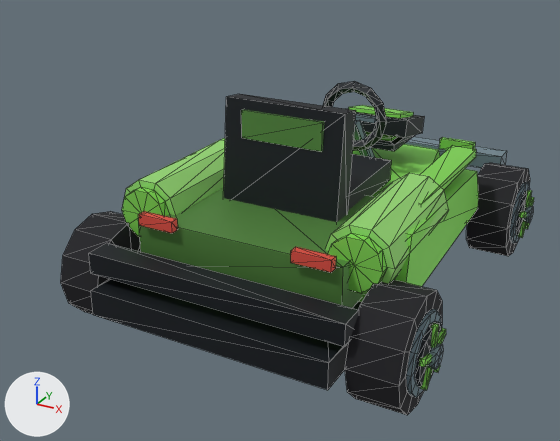
A saved change to the glTF model DLC/ExtremeGhostbusters/assets/kart/extreme-ghostbusters/extreme-ghostbusters-kylie-griffin/kart.glb.
The view is the same before and after, from a camera (50 mm lens) standing at (1.96, -4.12, 2.41) and looking at (-0.15, -0.28, 0.49). Arrows for +X, +Y and +Z are at lower left; the lights stay in place. The picture after the commit comes second. Mesh edges are drawn as thin lines. Where no turn or scale is listed for an object, it has been applied to the vertices. Vertices at exactly the same position are counted once.

The scene before the commit, as lines of its bpy script (objects in view):
```python
me_chassis = bpy.data.meshes.new('chassis')
me_chassis.from_pydata(...)  # 340 vertices, 568 faces; spans x -0.95..0.95, y -1.39..1.6, z 0.23..1.3
me_chassis.materials.append(mat_chassis_vertex_colours)
me_wheel_front_right = bpy.data.meshes.new('wheel-front-right')
me_wheel_front_right.from_pydata(...)  # 132 vertices, 228 faces; spans x -0.135..0.22, y -0.31..0.31, z -0.31..0.31
me_wheel_front_right.materials.append(mat_wheel_vertex_colours)
me_wheel_rear_left = bpy.data.meshes.new('wheel-rear-left')
me_wheel_rear_left.from_pydata(...)  # 132 vertices, 228 faces; spans x -0.22..0.135, y -0.31..0.31, z -0.31..0.31
me_wheel_rear_left.materials.append(mat_wheel_vertex_colours)
me_wheel_rear_right = bpy.data.meshes.new('wheel-rear-right')
me_wheel_rear_right.from_pydata(...)  # 132 vertices, 228 faces; spans x -0.135..0.22, y -0.31..0.31, z -0.31..0.31
me_wheel_rear_right.materials.append(mat_wheel_vertex_colours)
ob_chassis = bpy.data.objects.new('chassis', me_chassis)
ob_chassis.location = (0.0, 0.0, 0.0)
ob_wheel_front_right = bpy.data.objects.new('wheel-front-right', me_wheel_front_right)
ob_wheel_front_right.location = (0.885, 0.99, 0.31)
ob_wheel_rear_left = bpy.data.objects.new('wheel-rear-left', me_wheel_rear_left)
ob_wheel_rear_left.location = (-0.885, -0.99, 0.31)
ob_wheel_rear_right = bpy.data.objects.new('wheel-rear-right', me_wheel_rear_right)
ob_wheel_rear_right.location = (0.885, -0.99, 0.31)
```
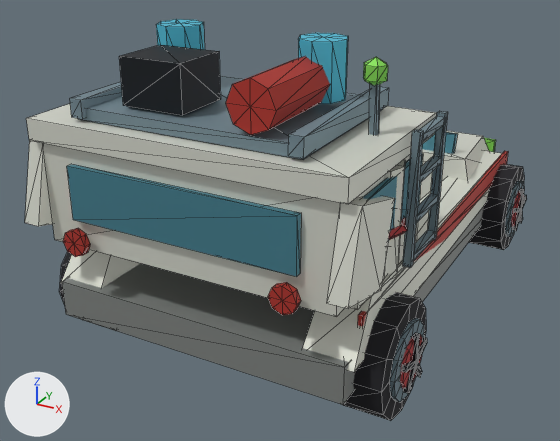
Where the change shows, as pixel boxes [x1, y1, x2, y2] in the pictures (560 x 441 px):
'identity-ecto-wagon-ecto-ambulance-fins-and-roof-rack', added
    after: [25, 19, 508, 405]
'chassis', deleted
    before: [89, 81, 507, 390]
'wheel-rear-right', reshaped, moved
    before: [345, 280, 446, 415]
    after: [344, 293, 427, 421]
'wheel-front-right', reshaped, moved (13% narrower, 7% shorter)
    before: [466, 163, 534, 256]
    after: [468, 164, 527, 250]
'wheel-rear-left', reshaped, moved (mostly hidden afterwards)
    before: [61, 211, 141, 314]
    after: [59, 252, 116, 331]
'identity-ecto-wagon-motif-tanks', added
    after: [383, 159, 407, 278]
'identity-ecto-wagon-motif-antenna', added
    after: [363, 57, 388, 135]
part 2 of me_wheel_front_right, added
    after: [511, 191, 524, 227]
part 3 of me_wheel_front_right, added
    after: [519, 189, 524, 208]
part 4 of me_wheel_front_right, rebuilt (12% narrower, 7% shorter)
    before: [466, 163, 530, 256]
    after: [468, 164, 524, 250]
part 5 of me_wheel_front_right, rebuilt
    before: [530, 197, 534, 206]
    after: [521, 195, 527, 211]
part 6 of me_wheel_front_right, rebuilt (12% shorter)
    before: [519, 211, 527, 218]
    after: [513, 207, 521, 213]
part 7 of me_wheel_front_right, cut back
    before: [510, 182, 533, 244]
    after: [512, 211, 523, 231]
part 8 of me_wheel_rear_right, added
    after: [400, 334, 422, 388]
part 9 of me_wheel_rear_right, added
    after: [413, 333, 420, 363]
part 10 of me_wheel_rear_right, rebuilt
    before: [345, 280, 442, 415]
    after: [344, 293, 426, 421]
part 11 of me_wheel_rear_right, rebuilt
    before: [437, 328, 446, 344]
    after: [417, 337, 427, 363]
part 12 of me_wheel_rear_right, rebuilt
    before: [419, 354, 432, 367]
    after: [401, 360, 417, 373]
part 13 of me_wheel_rear_right, cut back
    before: [406, 309, 443, 398]
    after: [403, 361, 422, 393]

What changed in the scene script:
```text
Change me_wheel_rear_left:
    remove me_wheel_rear_left.from_pydata(...)  # 132 vertices, 228 faces; spans x -0.22..0.135, y -0.31..0.31, z -0.31..0.31
    add me_wheel_rear_left.from_pydata(...)  # 113 vertices, 196 faces; spans x -0.183..0.125, y -0.3..0.3, z -0.3..0.3
    me_wheel_rear_left part 1: the loose piece of 26 vertices spanning x -0.135..0.135, y -0.31..0.31, z -0.31..0.31 is rebuilt with 51 vertices and now spans x -0.149..0.125, y -0.3..0.3, z -0.3..0.3
    other edits to the shape of me_wheel_rear_left do not show in these pictures
Change me_wheel_front_right:
    remove me_wheel_front_right.from_pydata(...)  # 132 vertices, 228 faces; spans x -0.135..0.22, y -0.31..0.31, z -0.31..0.31
    add me_wheel_front_right.from_pydata(...)  # 113 vertices, 196 faces; spans x -0.125..0.183, y -0.3..0.3, z -0.3..0.3
    me_wheel_front_right part 2: a new loose piece, a 10-sided cylinder along x spanning x 0.14..0.165, y -0.128..0.128, z -0.135..0.135, in mat_wheel_vertex_colours
    me_wheel_front_right part 3: a new loose piece, a box spanning x 0.157..0.183, y -0.015..0.015, z 0.0..0.15, in mat_wheel_vertex_colours
    me_wheel_front_right part 4: the loose piece of 26 vertices spanning x -0.135..0.135, y -0.31..0.31, z -0.31..0.31 is rebuilt with 51 vertices and now spans x -0.125..0.149, y -0.3..0.3, z -0.3..0.3
    me_wheel_front_right part 5: the loose piece of 8 vertices spanning x 0.174..0.2, y 0.0..0.165, z -0.015..0.068 is rebuilt with 8 vertices and now spans x 0.157..0.183, y -0.005..0.147, z -0.014..0.061
    me_wheel_front_right part 6: the loose piece of 8 vertices spanning x 0.174..0.2, y -0.165..0.0, z -0.015..0.068 is rebuilt with 8 vertices and now spans x 0.157..0.183, y -0.147..0.005, z -0.014..0.061
    me_wheel_front_right part 7: 90 vertices removed from x 0.133..0.22, y -0.217..0.217, z -0.217..0.217; 16 vertices added at x 0.157..0.183, y -0.1..0.1, z -0.13..0.009
Change me_wheel_rear_right:
    remove me_wheel_rear_right.from_pydata(...)  # 132 vertices, 228 faces; spans x -0.135..0.22, y -0.31..0.31, z -0.31..0.31
    add me_wheel_rear_right.from_pydata(...)  # 113 vertices, 196 faces; spans x -0.125..0.183, y -0.3..0.3, z -0.3..0.3
    me_wheel_rear_right part 8: a new loose piece, a 10-sided cylinder along x spanning x 0.14..0.165, y -0.128..0.128, z -0.135..0.135, in mat_wheel_vertex_colours
    me_wheel_rear_right part 9: a new loose piece, a box spanning x 0.157..0.183, y -0.015..0.015, z 0.0..0.15, in mat_wheel_vertex_colours
    me_wheel_rear_right part 10: the loose piece of 26 vertices spanning x -0.135..0.135, y -0.31..0.31, z -0.31..0.31 is rebuilt with 51 vertices and now spans x -0.125..0.149, y -0.3..0.3, z -0.3..0.3
    me_wheel_rear_right part 11: the loose piece of 8 vertices spanning x 0.174..0.2, y 0.0..0.165, z -0.015..0.068 is rebuilt with 8 vertices and now spans x 0.157..0.183, y -0.005..0.147, z -0.014..0.061
    me_wheel_rear_right part 12: the loose piece of 8 vertices spanning x 0.174..0.2, y -0.165..0.0, z -0.015..0.068 is rebuilt with 8 vertices and now spans x 0.157..0.183, y -0.147..0.005, z -0.014..0.061
    me_wheel_rear_right part 13: 90 vertices removed from x 0.133..0.22, y -0.217..0.217, z -0.217..0.217; 16 vertices added at x 0.157..0.183, y -0.1..0.1, z -0.13..0.009
Remove ob_chassis:
    ob_chassis = bpy.data.objects.new('chassis', me_chassis)
Change ob_wheel_rear_left:
    ob_wheel_rear_left.location: (-0.885, -0.99, 0.31) -> (-0.84, -1.07, 0.3)
Change ob_wheel_front_right:
    ob_wheel_front_right.location: (0.885, 0.99, 0.31) -> (0.84, 1.07, 0.3)
Change ob_wheel_rear_right:
    ob_wheel_rear_right.location: (0.885, -0.99, 0.31) -> (0.84, -1.07, 0.3)
Add ob_identity_ecto_wagon_motif_tanks:
    ob_identity_ecto_wagon_motif_tanks = bpy.data.objects.new('identity-ecto-wagon-motif-tanks', me_identity_ecto_wagon_motif_tanks)  # a 10-sided cylinder along z spanning x -0.85..-0.53, y -1.09..-0.79, z 0.66..1.22; a box spanning x -0.74..-0.64, y -0.99..-0.89, z 1.22..1.3; a torus around z (ring radius 0.17, tube radius 0.03) spanning x -0.88..-0.5, y -1.13..-0.75, z 0.88..0.94; a 10-sided cylinder along z spanning x 0.53..0.85, y -1.09..-0.79, z 0.66..1.22; a box spanning x 0.64..0.74, y -0.99..-0.89, z 1.22..1.3; a torus around z (ring radius 0.17, tube radius 0.03) spanning x 0.5..0.88, y -1.13..-0.75, z 0.88..0.94
    ob_identity_ecto_wagon_motif_tanks.location = (0.0, 0.0, 0.0)
Add ob_identity_ecto_wagon_motif_antenna:
    ob_identity_ecto_wagon_motif_antenna = bpy.data.objects.new('identity-ecto-wagon-motif-antenna', me_identity_ecto_wagon_motif_antenna)  # 22 vertices, 36 faces; spans x 0.654..0.766, y -1.049..-0.913, z 0.699..1.715
    ob_identity_ecto_wagon_motif_antenna.location = (0.0, 0.0, 0.0)
Add ob_identity_ecto_wagon_ecto_ambulance_fins_and_roof_rack:
    ob_identity_ecto_wagon_ecto_ambulance_fins_and_roof_rack = bpy.data.objects.new('identity-ecto-wagon-ecto-ambulance-fins-and-roof-rack', me_identity_ecto_wagon_ecto_ambulance_fins_and_roof_rack)  # 330 vertices, 520 faces; spans x -0.89..0.91, y -1.61..1.49, z 0.25..1.75
    ob_identity_ecto_wagon_ecto_ambulance_fins_and_roof_rack.location = (0.0, 0.0, 0.0)
```
